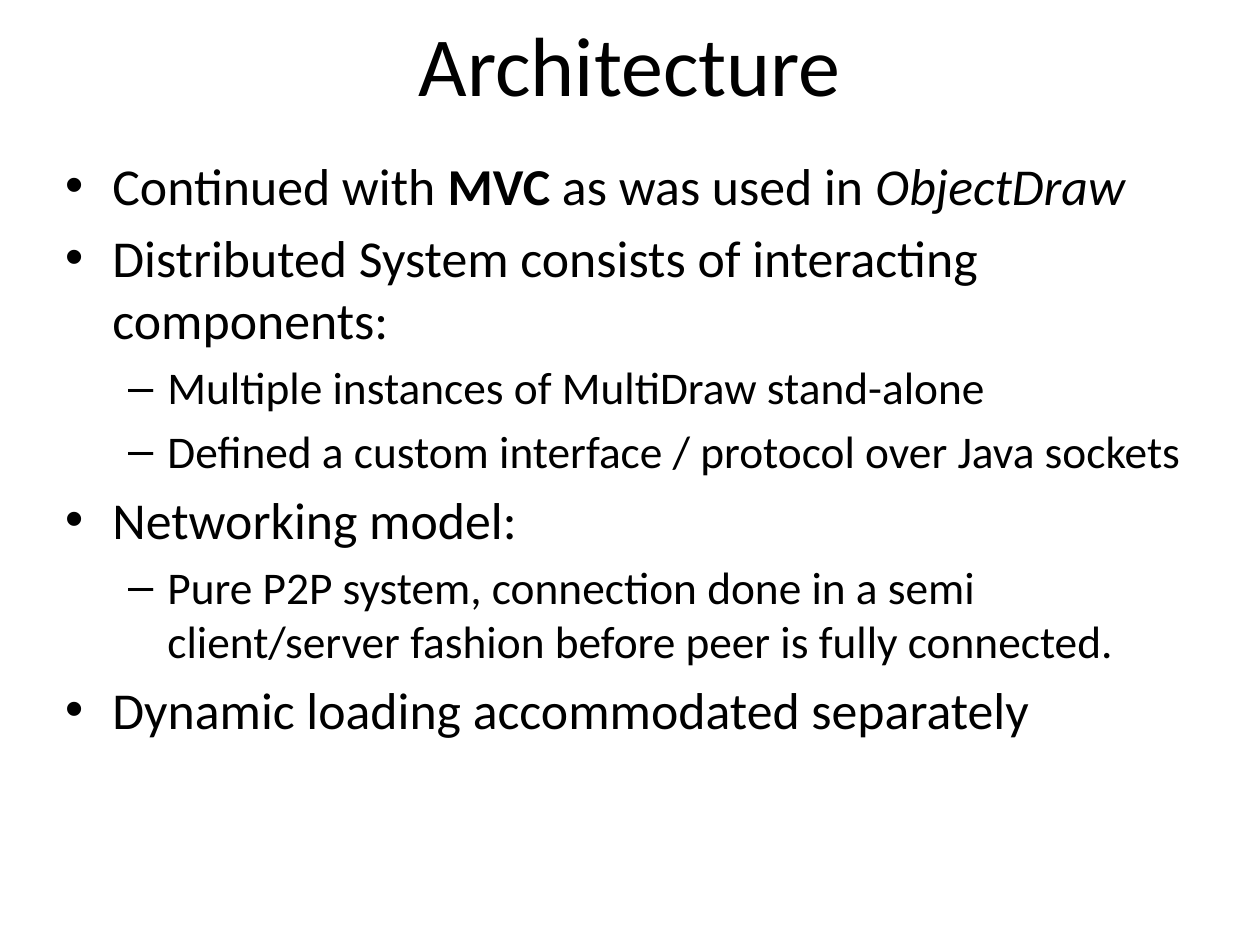
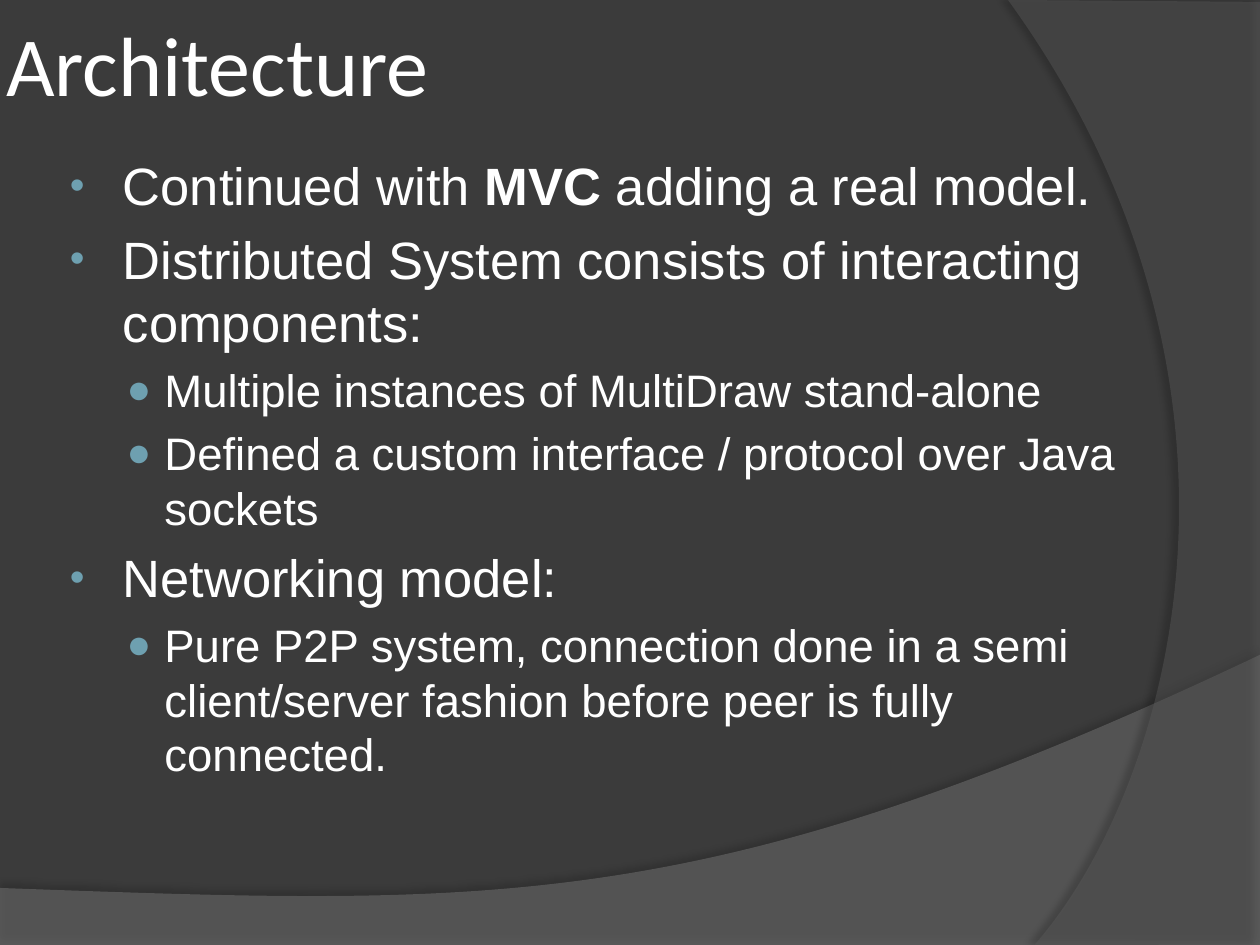
Before and after one commit to satpreetsingh/182mainproject, a slide deck: slide 3 of Documentation/Final Documentation/MultiDraw.pptx. Drawn at 1260x945 pixels with LibreOffice and Linux fonts; fonts in the diff are those of the drawing. Boxes give left, top, right and bottom in pixels: in the first picture for what was removed or moved away, otherwise in the second. Text is boxed around its words. In the diff, an @@ line names an element or a change of style, - is before the commit and + after.

```diff
--- a/Documentation/Final Documentation/MultiDraw.pptx
+++ b/Documentation/Final Documentation/MultiDraw.pptx
@@ background #FFFFFF to #3B3B3B @@
@@ title "Architecture" at bbox=[6, 37, 428, 97]: text colour #000000 to #FFFFFF; alignment centre to left @@
@@ freeform shape added at bbox=[1008, 0, 1260, 945], fill #5E5E5E at 40% opacity @@
@@ text at bbox=[123, 167, 1091, 216]: text changed; size 29.6 to 30 pt; font Calibri to Arial; text colour #000000 to #FFFFFF @@
-• Continued with MVC as was used in ObjectDraw
+• Continued with MVC adding a real model.
@@ text at bbox=[123, 241, 1115, 772]: size 29.6 to 30 pt in "Distributed System consists of interacting components:", "Networking model:"; font Calibri to Arial, text colour #000000 to #FFFFFF in "Distributed System consists of interacting components:", "Multiple instances of MultiDraw stand-alone", "Defined a custom interface / protocol over ...", "Networking model:" and 1 more places; size 25.9 to 26 pt in "Multiple instances of MultiDraw stand-alone", "Defined a custom interface / protocol over ...", "Pure P2P system, connection done in a ..."; indent changed; bullet – to ● @@
@@ freeform shape added at bbox=[0, 655, 1260, 945], fill #7F7F7F at 45% opacity @@
@@ text at bbox=[112, 693, 1028, 738]: paragraph removed @@
-• Dynamic loading accommodated separately
```
Also in this commit, not shown: 7 other slides changed, 2 other files.
